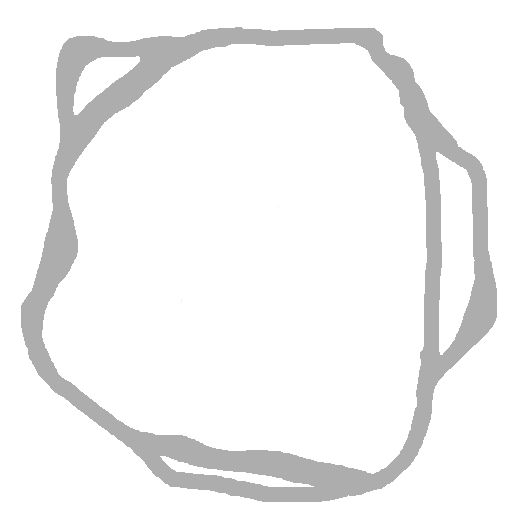
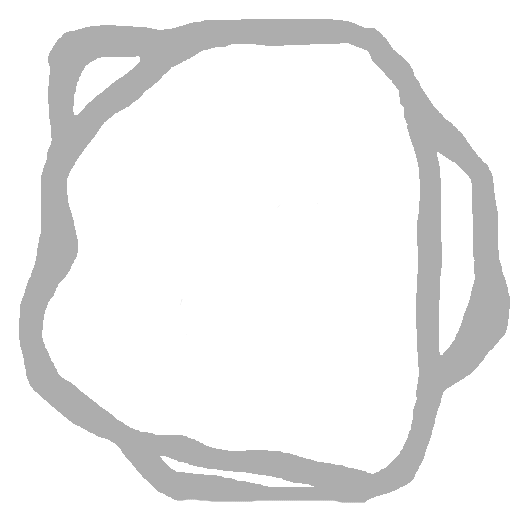
Layer changes from the first 512x512 image to the second:
painted on "Layer #1" over box(19, 19, 510, 503)
